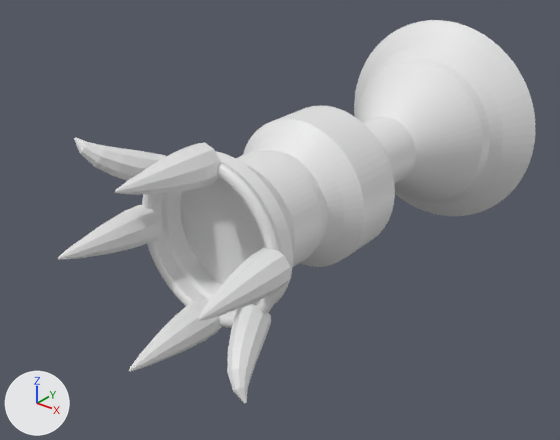
A saved change to the OBJ model landstalker/data/proxies/brazier_57.obj.
Before and after are seen from a 50 mm camera at (824.3, -79.3, 272.0) aimed at (791.4, -38.2, 246.5). The lights are fixed; the arrows at lower left show +X, +Y and +Z. The older version comes first. Where no turn or scale is listed for an object, it has been applied to the vertices.

In view in the first picture: 'brazier_57'.
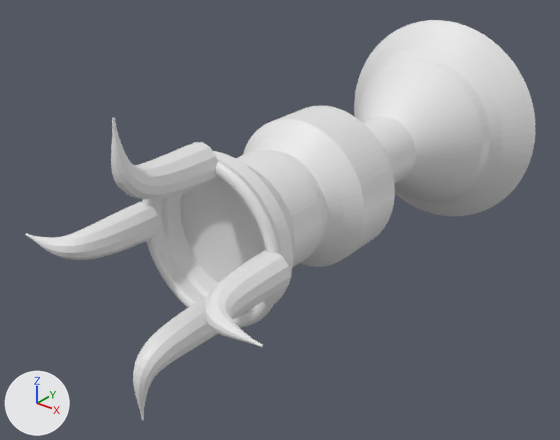
The change in detail:
me_brazier_57 is used by ob_brazier_57; location (0.0, 0.0, 0.0).
me_brazier_57 had 2654 vertices, 2764 faces and spanned x 783.8..802.2, y -54.7..-16.0, z 239.8..258.2.
me_brazier_57 now has 3066 vertices, 3168 faces and spans x 783.0..803.0, y -54.5..-16.0, z 238.9..259.0.
me_brazier_57 part 1: the loose piece of 72 vertices spanning x 797.3..799.8, y -54.7..-47.7, z 247.9..250.5 is rebuilt with 206 vertices and now spans x 797.2..803.0, y -54.5..-47.7, z 247.7..250.3.
me_brazier_57 part 2: the loose piece of 72 vertices spanning x 786.2..788.7, y -54.7..-47.7, z 247.5..250.1 is rebuilt with 206 vertices and now spans x 783.0..788.8, y -54.5..-47.7, z 247.7..250.3.
me_brazier_57 part 3: the loose piece of 72 vertices spanning x 791.6..794.0, y -54.7..-47.7, z 242.1..244.8 is rebuilt with 206 vertices and now spans x 791.7..794.3, y -54.5..-47.7, z 238.9..244.8.
me_brazier_57 part 4: the loose piece of 62 vertices spanning x 795.9..799.8, y -52.1..-47.1, z 242.2..246.1 is deleted.
Part 5, on me_brazier_57:
73 vertices are removed from x 789.1..794.4, y -54.7..-47.7, z 252.9..255.9.
96 faces are deleted.
61 vertices move from x 786.2..790.1, y -52.1..-47.1, z 251.9..255.8 to x 792.4..793.6, y -54.5..-53.5, z 255.9..259.0.
120 vertices are added at x 791.7..794.3, y -54.4..-47.7, z 253.2..259.0.
7 new vertices lie (0.0, 0.9, 0.0) away from vertices in x 791.7..794.3, y -49.7, z 253.9..255.8.
6 new vertices lie (0.0, 1.1, 0.0) away from vertices in x 791.7..794.3, y -48.8, z 253.9..255.2.
7 new vertices lie (0.0, 0.7, 0.0) away from vertices in x 791.8..794.2, y -51.3..-51.2, z 254.6..255.8.
5 new vertices lie (0.0, 0.8, -0.1) away from vertices in x 792.0..794.0, y -51.4, z 253.5..254.1.
162 new faces join them.

Location of each change, [x1, y1, x2, y2] in pixels of the pictures (560 x 440 px):
'brazier_57', reshaped (7% wider)
    before: [58, 20, 535, 403]
    after: [25, 20, 535, 420]
part 1 of me_brazier_57, rebuilt (6% narrower, 32% taller)
    before: [197, 248, 291, 321]
    after: [203, 250, 291, 347]
part 2 of me_brazier_57, rebuilt (33% wider)
    before: [58, 205, 160, 260]
    after: [25, 202, 161, 260]
part 3 of me_brazier_57, rebuilt (9% narrower, 63% taller)
    before: [129, 298, 222, 372]
    after: [133, 299, 218, 420]
part 4 of me_brazier_57, deleted
    before: [227, 305, 271, 403]
part 5 of me_brazier_57, reshaped
    before: [74, 137, 220, 195]
    after: [111, 117, 217, 199]
